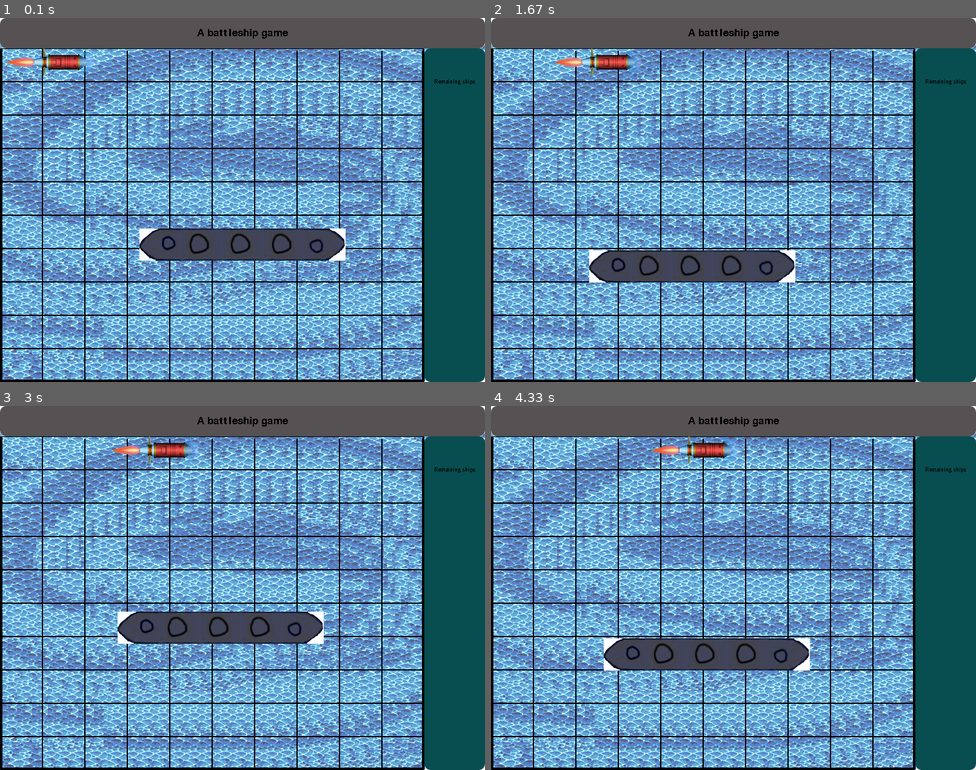
Above: before the commit, frames 1-4 (two rows, left to right).
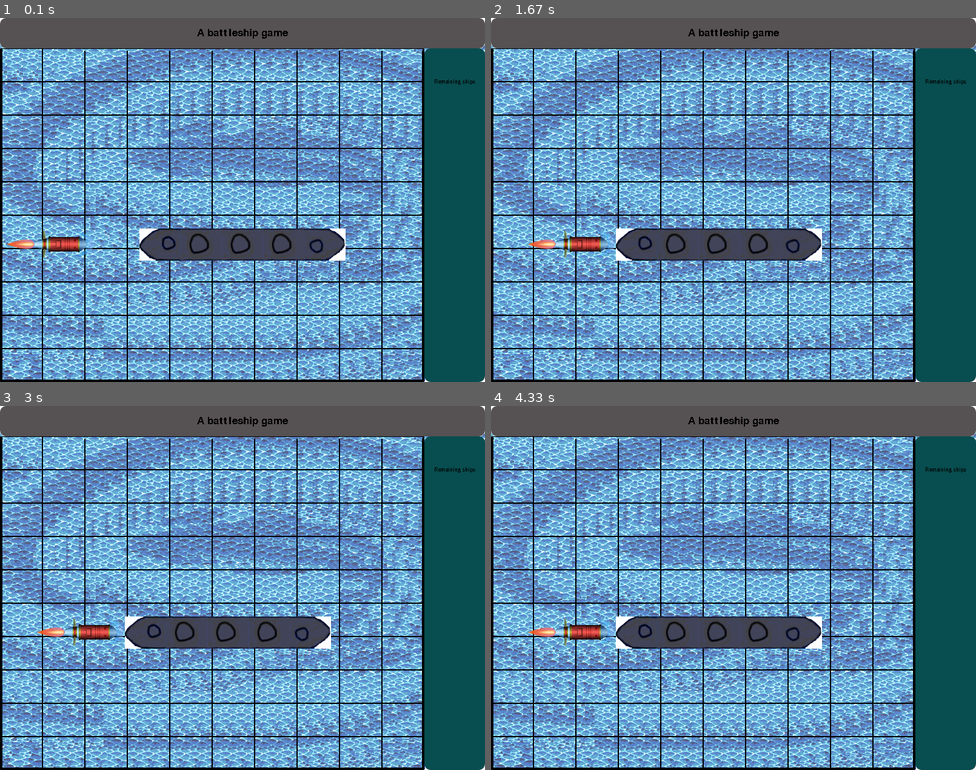
Above: after the commit, the same moments.

Repository: JJSerg/PygameClass
Game: pygame game, started from pygameSemesterProject/main.py
Same seed, same stepped clock (60 frames per second), same inputs: the game is played once before the commit and once after it.
Inputs:
- Up to frame 1 (0.1 s): no input
- Up to frame 2 (1.67 s): tap D at 0.33 s; hold Left 0.67-1.2 s; hold Down 1.23-1.53 s; hold Left from 1.57 s (still down)
- Up to frame 3 (3 s): release Left at 1.97 s; hold Up 2-2.37 s; hold Right from 2.4 s (still down)
- Up to frame 4 (4.33 s): release Right at 3.03 s; hold Down 3.07-3.43 s; hold Left 3.47-3.93 s; hold Right from 3.97 s (still down)

The runs differ from the first frame. In frame 1, 1.0% of the frame differs, in the area x 1-20%, y 8-66%; in frame 2, 6.9%, in the area x 7-69%, y 8-73%; in frame 3, 3.5%; in frame 4, 6.7%.

Commit message:
Added ship and missile interaction Added randomness to the missile spawn location

Diff:
--- a/pygameSemesterProject/main.py
+++ b/pygameSemesterProject/main.py
@@ -1,3 +1,5 @@
+from random import randrange
+
 import pygame
 
 
@@ -25,12 +27,20 @@
         keys = pygame.key.get_pressed()
         if keys[pygame.K_LEFT] or keys[pygame.K_a]:
             self.rect.x -= 2
+            if self.rect.left < 0:
+                self.rect.left = 0
         elif keys[pygame.K_RIGHT] or keys[pygame.K_d]:
             self.rect.x += 2
+            if self.rect.right > 700:
+                self.rect.right = 700
         elif keys[pygame.K_UP] or keys[pygame.K_w]:
             self.rect.y -= 2
+            if self.rect.top < 50:
+                self.rect.top = 50
         elif keys[pygame.K_DOWN] or keys[pygame.K_s]:
             self.rect.y += 2
+            if self.rect.bottom > 600:
+                self.rect.bottom = 600
 
     def update(self):
         self.move_ship()
@@ -42,13 +52,25 @@
         self.image = load_image('images/Missile_1_Flying_000.png')
         self.image = pygame.transform.rotate(self.image, 270)
         self.image = pygame.transform.scale(self.image, (150, 45))
-        self.rect = self.image.get_rect(topleft=(0, 50))
+        self.rect = self.image.get_rect(topleft=(0, randrange(50, 600)))
 
     def fire_missile(self):
         self.rect.x += 1
 
     def update(self):
         self.fire_missile()
+        self.destroy()
+
+    def destroy(self):
+        if self.rect.right > 701:
+            self.kill()
+
+
+def collision():
+    if pygame.sprite.spritecollide(ship.sprite, missiles.sprites(), False):
+        return False
+    else:
+        return True
 
 
 pygame.init()
@@ -86,5 +108,7 @@
         ship.update()
         missiles.draw(screen)
         missiles.update()
+        game_active = collision()
+
     pygame.display.update()
     clock.tick(60)
